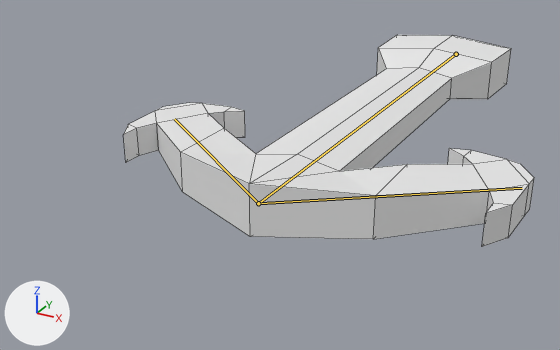
Renders of the Blender file Assets/Raw/arrow.blend from each side of a commit.
The view is the same before and after, from a camera (50 mm lens) standing at (0.433, -1.534, 0.411) and looking at (-0.092, -0.579, -0.066). The axes (+X, +Y, +Z) are drawn at lower left. The lights are the same throughout. The bones that bend it are drawn over the model as lines. Mesh edges are drawn as thin lines.

Objects in the first picture: 'Arrow'.
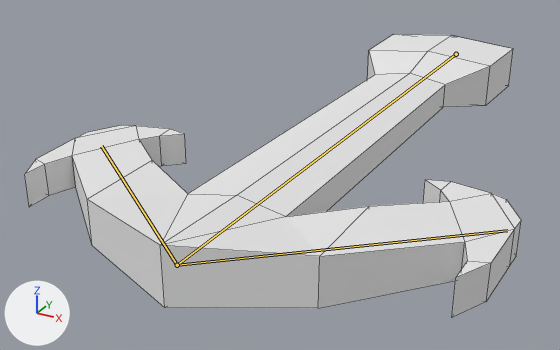
The newer file adds an action. The first version stands in its rest pose; the second is drawn at frame 8 of the action 'Point'.

Location of each change, [x1, y1, x2, y2] in pixels of the pictures (560 x 350 px):
'Arrow', posed (21% wider, 33% taller)
    before: [124, 35, 534, 247]
    after: [25, 34, 521, 317]
bone 'Base', root to tip
    before: (456, 54) to (258, 203)
    after: (456, 54) to (177, 265)
bone 'Arm.L', root to tip
    before: (258, 203) to (174, 119)
    after: (177, 265) to (101, 146)

What the commit changed:
Bone 'Base' (bone_base) is rescaled from (1.0, 1.0, 1.0) to (1.05, 1.21, 1.05).
Bone 'Arm.L' (bone_arm_l) turns from (0, 0, 0) to (0, 0, 3) degrees about its own x, y and z.
